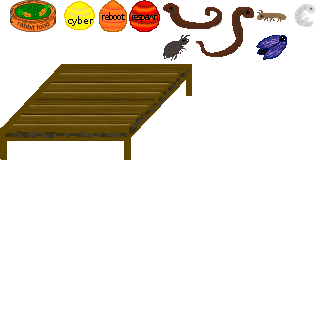
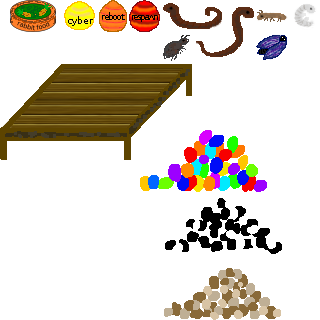
Two versions of the same layered image (320 × 320). Layer-by-layer changes:
added layer "eier 3" above "eier 2" over left=164, top=268, right=281, bottom=320
added layer "eier 2" above "eier 1" over left=165, top=198, right=282, bottom=254
added layer "eier 1" above "engerling" over left=140, top=130, right=267, bottom=192
